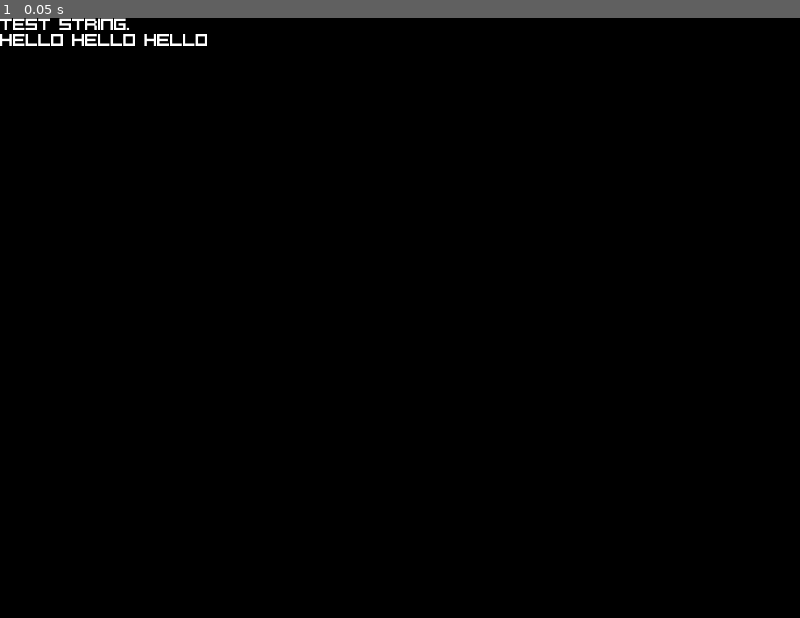
Above: before the commit, frame 1.
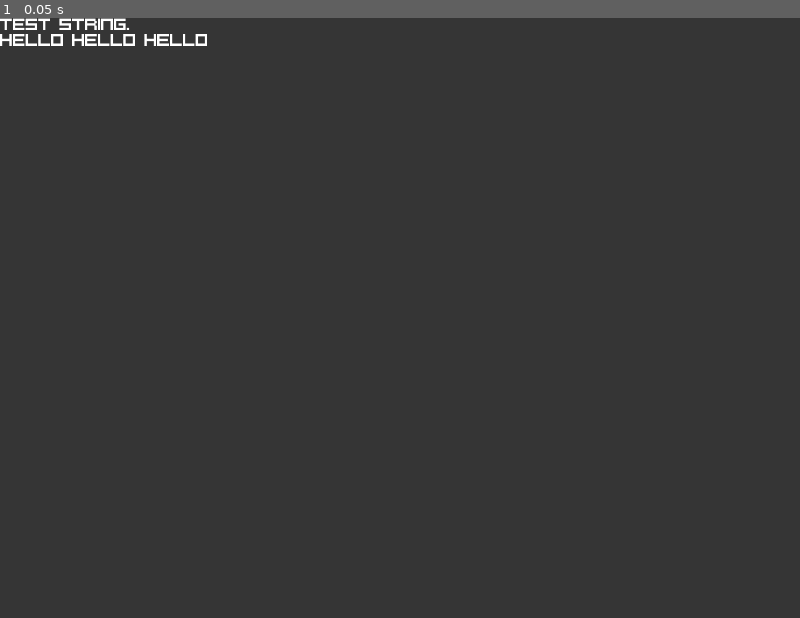
Above: after the commit, the same moment.

Repository: ElerosVecchio/hackucigame
Game: Godot game, scene res://Scenes/Menus/main_menu.tscn
The game is run twice, just before and just after one commit, with the same random seed, the same clock (stepped at 60 frames per second) and the same inputs.
Inputs:
- Up to frame 1 (0.05 s): no input

The runs differ from the first frame. In frame 1, 100% of the frame differs, in the area x 0-100%, y 0-100%.

Commit message:
dialogue system wip

Diff:
--- /dev/null
+++ b/Dialogue Lines/test.json
@@ -0,0 +1,3 @@
+{
+	"1" : { "face" : "default", "text" : "Test dialogue"}
+}
--- /dev/null
+++ b/Scenes/Dialogue/DialogueBox.tscn
@@ -0,0 +1,34 @@
+[gd_scene load_steps=2 format=2]
+
+[ext_resource path="res://icon.png" type="Texture" id=1]
+
+[node name="DialogueBox" type="Polygon2D"]
+color = Color( 0, 0, 0, 1 )
+polygon = PoolVector2Array( 240, 800, 1200, 800, 1200, 1040, 240, 1040 )
+
+[node name="TextureRect" type="TextureRect" parent="."]
+margin_left = 240.0
+margin_top = 800.0
+margin_right = 1200.0
+margin_bottom = 1040.0
+__meta__ = {
+"_edit_use_anchors_": false
+}
+
+[node name="HBoxContainer" type="HBoxContainer" parent="TextureRect"]
+margin_right = 960.0
+margin_bottom = 240.0
+__meta__ = {
+"_edit_use_anchors_": false
+}
+
+[node name="TextureRect" type="TextureRect" parent="TextureRect/HBoxContainer"]
+margin_right = 64.0
+margin_bottom = 240.0
+texture = ExtResource( 1 )
+stretch_mode = 4
+
+[node name="RichTextLabel" type="RichTextLabel" parent="TextureRect/HBoxContainer"]
+margin_left = 68.0
+margin_right = 68.0
+margin_bottom = 240.0
--- /dev/null
+++ b/Scenes/Dialogue/DialogueInteract.gd
@@ -0,0 +1,15 @@
+extends Node
+
+export (String, FILE, "*.json") var dialogue_path
+
+func onInteract():
+	var dialogue = load_from_json(dialogue_path)
+
+func load_from_json(dialogue_path):
+	var file = File.new()
+	assert(file.file_exists(dialogue_path))
+	file.open(dialogue_path, file.READ)
+	var dialogue = parse_json(file.get_as_text())
+	assert(dialogue.size() > 0)
+	file.close()
+	return dialogue
--- a/project.godot
+++ b/project.godot
@@ -29,5 +29,5 @@
 
 [rendering]
 
-environment/default_clear_color=Color( 0, 0, 0, 1 )
+environment/default_clear_color=Color( 0.211765, 0.211765, 0.211765, 1 )
 environment/default_environment="res://default_env.tres"
